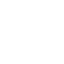
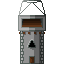
Two versions of the same layered image (64 × 64). Layer-by-layer changes:
showed group "tour de base" (3 layers) over [18, 0, 46, 64]
